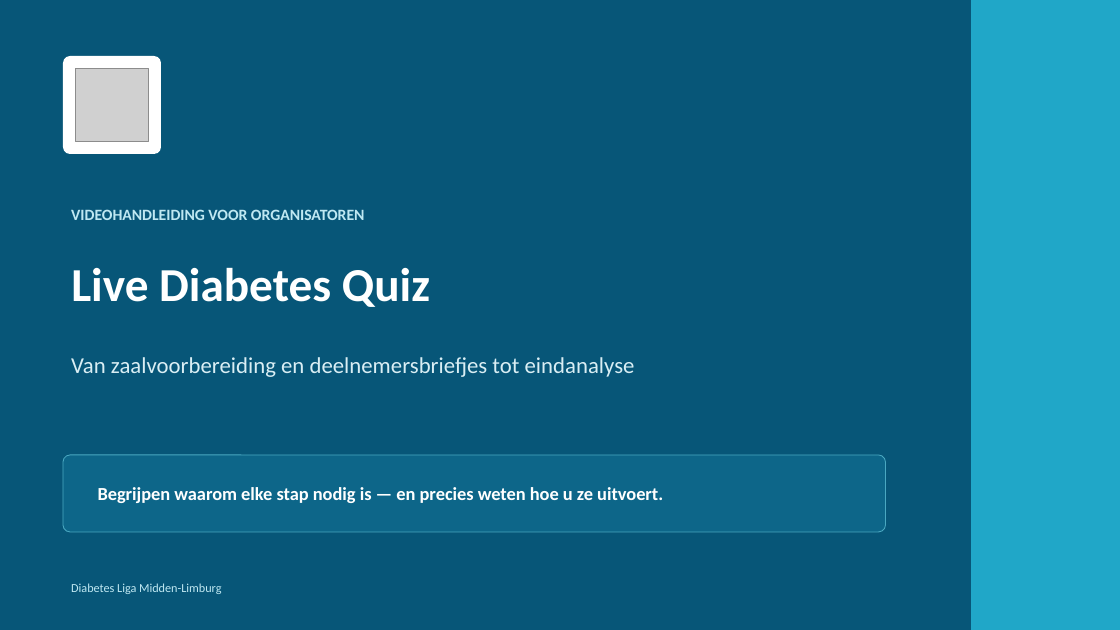
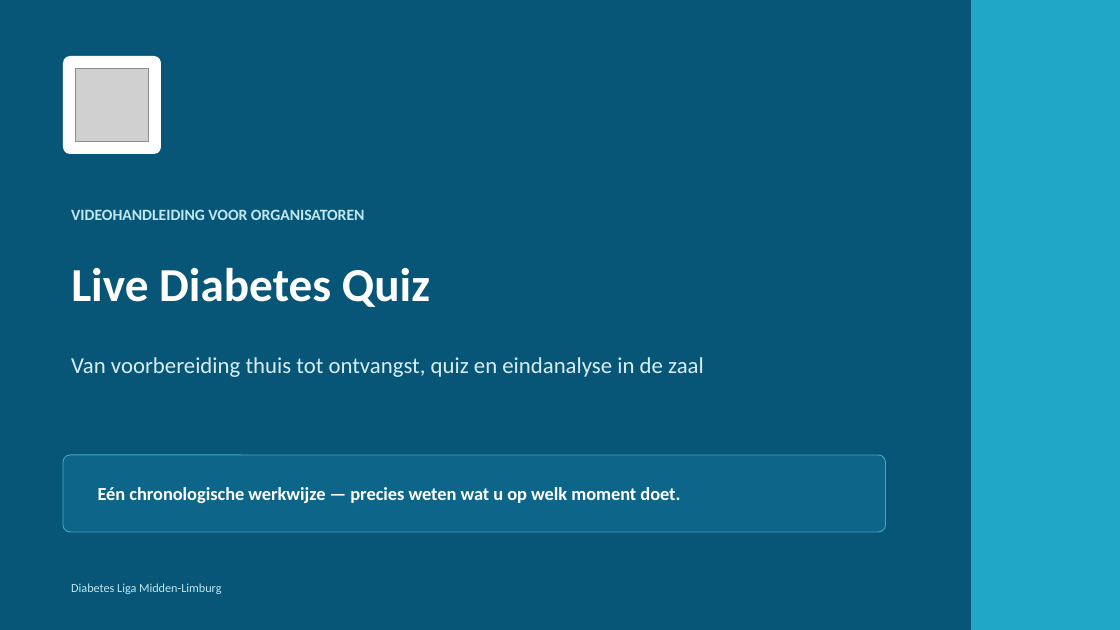
Before and after one commit to Fredje4711/live-diabetes-quiz, a slide deck: slide 1 of video-handleiding/Live-Diabetes-Quiz-storyboard.pptx. Drawn at 1120x630 pixels with LibreOffice and Linux fonts; fonts in the diff are those of the drawing; grey boxes stand for pictures. Boxes give left, top, right and bottom in pixels: in the first picture for what was removed or moved away, otherwise in the second. Text is boxed around its words. In the diff, an @@ line names an element or a change of style, - is before the commit and + after.

Commit message:
Herstructureer videohandleiding chronologisch

```diff
--- a/video-handleiding/Live-Diabetes-Quiz-storyboard.pptx
+++ b/video-handleiding/Live-Diabetes-Quiz-storyboard.pptx
@@ text at bbox=[71, 357, 704, 377]: text changed @@
-Van zaalvoorbereiding en deelnemersbriefjes tot eindanalyse
+Van voorbereiding thuis tot ontvangst, quiz en eindanalyse in de zaal
@@ text at bbox=[98, 487, 680, 503]: text changed @@
-Begrijpen waarom elke stap nodig is — en precies weten hoe u ze uitvoert.
+Eén chronologische werkwijze — precies weten wat u op welk moment doet.
```
Also in this commit, not shown: 16 other slides changed, 2 other files.
